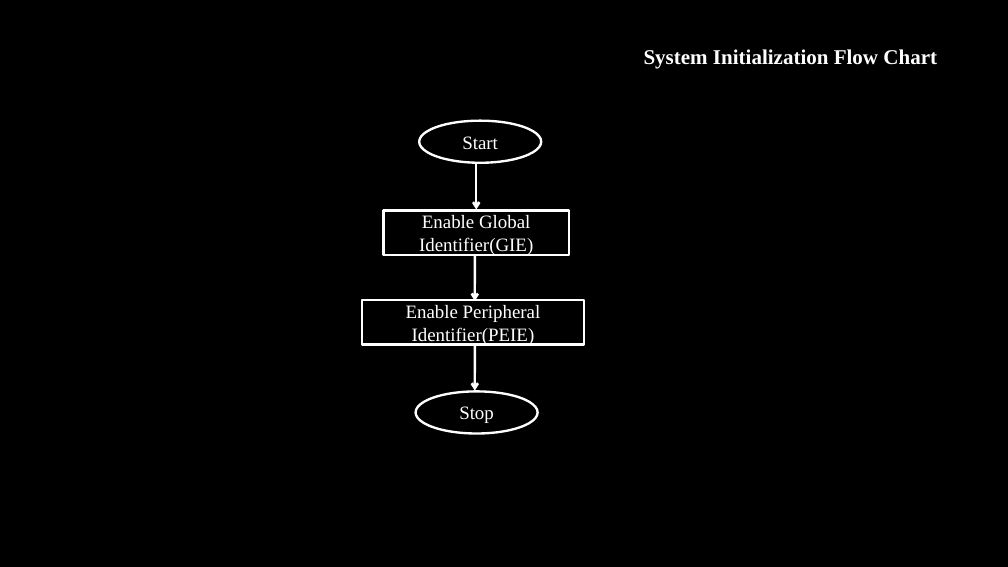
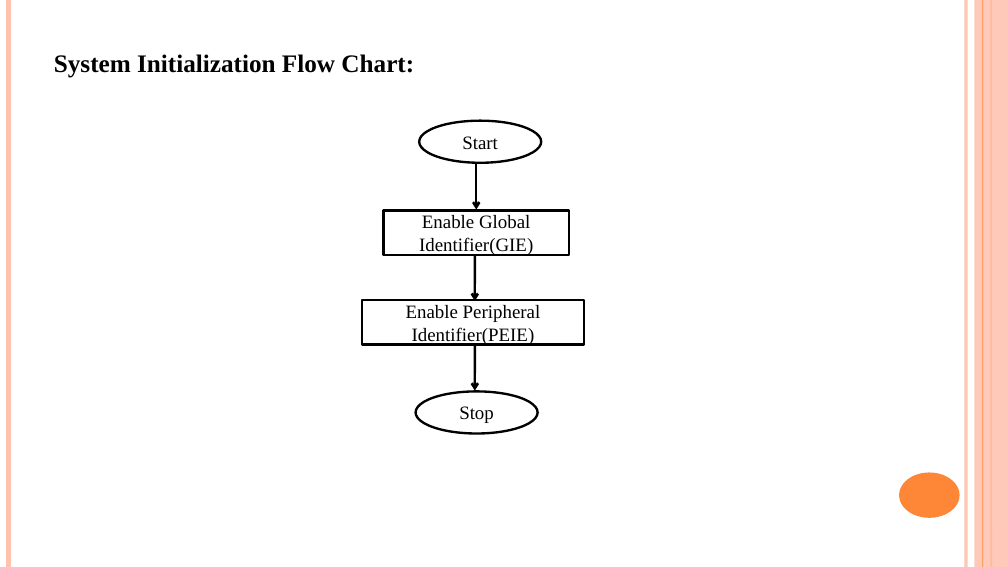
Before and after one commit to SKUP-BATCH4/TEAM-5-IC, a slide deck: slide 10 of INSTRUMENTAL CLUSTER.pptx. Drawn at 1008x567 pixels with LibreOffice and Linux fonts; fonts in the diff are those of the drawing; background and template pictures are left out. Boxes give left, top, right and bottom in pixels: in the first picture for what was removed or moved away, otherwise in the second. Text is boxed around its words. In the diff, an @@ line names an element or a change of style, - is before the commit and + after.

```diff
--- a/INSTRUMENTAL CLUSTER.pptx
+++ b/INSTRUMENTAL CLUSTER.pptx
@@ background picture (left out) to #FFFFFF @@
@@ line added from (8, 0) to (8, 567), #FEC3AE 4.5 pt @@
@@ line added from (966, 0) to (966, 567), #FEC3AE 3 pt @@
@@ rectangle added at (975,0,1008,567), fill #FEC3AE at 87% opacity @@
@@ line added from (983, 0) to (983, 567), #FE8637 0.75 pt @@
@@ line added from (991, 0) to (991, 567), #FE8637 1.5 pt @@
@@ text at (54,54,414,78): text changed; size 20 to 24 pt; text colour #FFFFFF to #000000 @@
-System Initialization Flow Chart
+System Initialization Flow Chart:
@@ arrow (476, 164) - (476, 209): stroke #FFFFFF 2.25 pt to #000000 2.25 pt @@
@@ arrow (475, 256) - (475, 301): stroke #FFFFFF 2.25 pt to #000000 2.25 pt @@
@@ arrow (475, 345) - (475, 391): stroke #FFFFFF 2.25 pt to #000000 2.25 pt @@
@@ text colour #FFFFFF to #000000; outline #FFFFFF 2.25 pt to #000000 2.25 pt in 4 elements at (420,121,541,163), (383,210,569,255), (362,300,585,345), (416,392,538,434) @@
@@ ellipse added at (899,473,960,518), fill #FE8637 @@
```
Also in this commit, not shown: 10 other slides changed, 6 slides added, 2 slides removed.
